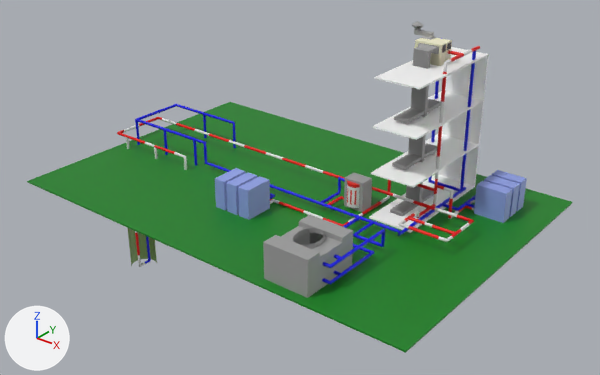
An edit to the glTF model GeoDorms/Models/main.glb, drawn before and after from the same camera.
Rendered twice from a camera (50 mm lens) standing at (46.1, -35.2, 24.2) and looking at (15.4, 3.2, 0.4). Every picture has the same lights, and +X, +Y and +Z are marked at lower left. Where no turn or scale is listed for an object, it has been applied to the vertices. Vertices at the same position are counted once.

Objects in the first picture: 'ACunits1', 'ACunits2', 'Cube', 'Cube.001', 'Cube.003', 'Cube.007', 'Cube.008', 'Cylinder', 'LeftCeilingCooler', 'RightCeilingHeater', 'building', 'dirt', 'pipes', 'well'.
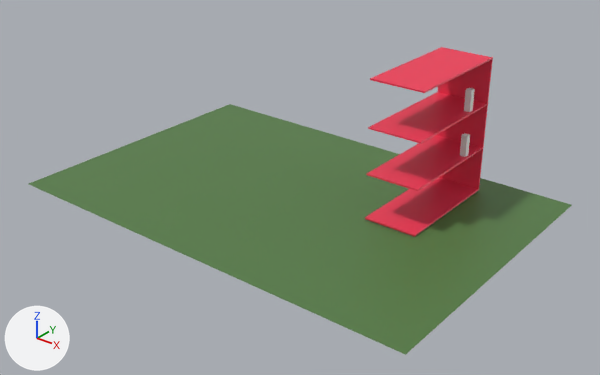
What differs and where, as boxes (x1, y1, x2, y2) in the pictures (600 x 375 px):
'grass', added (green): after (29, 104, 572, 355)
'dirt', deleted (green): before (27, 102, 573, 353)
'building', recoloured, surface changed, moved, rescaled (grey to red, 7% wider): before (369, 47, 489, 233); after (365, 47, 493, 237)
'pipes', deleted: before (117, 38, 480, 284)
'ACunits1', deleted: before (215, 168, 270, 220)
'ACunits2', deleted: before (474, 170, 527, 223)
'LeftCeilingCooler', deleted: before (406, 38, 447, 206)
'well', deleted (green): before (127, 227, 157, 267)
'Cube.007', deleted: before (392, 143, 437, 170)
'Cube.003', deleted: before (394, 99, 441, 123)
'Cube.008', deleted: before (390, 188, 434, 216)
'RightCeilingHeater', deleted: before (412, 21, 452, 61)
'Cylinder', deleted: before (347, 180, 360, 208)
part 1 of me_cube, cut back: before (263, 215, 353, 298); after (460, 133, 470, 157)
part 2 of me_cube_004, cut back: before (344, 173, 372, 212); after (464, 88, 475, 112)

Edits to the bpy script that builds the scene:
```text
Change mat_material_009:
    mat_material_009.metallic: 1.0 -> 0.0
    mat_material_009.roughness: 1.0 -> 0.5
    mat_material_009.base_color: (1.0, 1.0, 1.0) -> (0.89, 0.0383, 0.0919)  # white #ffffff -> red #f23755
Add mat_material:
    mat_material = principled_material('Material')
    mat_material.base_color = (0.0931, 0.205, 0.0612)  # green #567d46
Change me_cube:
    used by ob_cube; location = (22.07, -4.35, 1.04); scale = (1.5, 2.0, 1.0)
    remove me_cube.from_pydata(...)  # 80 vertices, 142 faces; spans x -1.0..1.0, y -1.0..1.0, z -1.0..1.29
    remove me_cube.materials.append(mat_material_022)  # grey #9e9e9e
    add me_cube.from_pydata(...)  # 8 vertices, 12 faces; spans x -1.0..1.0, y -1.0..1.0, z -1.0..1.0
    me_cube part 1
    72 vertices are removed from x -1.0..1.0, y -1.0..1.0, z 1.0..1.29
    142 faces are deleted
    12 new faces join them
    add me_cube.materials.append(mat_material_020)  # white #e7e7e7
Change me_cube_004:
    used by ob_cube_001; location = (19.57, 3.87, 1.04); scale = (0.7, 0.5, 1.0)
    remove me_cube_004.from_pydata(...)  # 104 vertices, 184 faces; spans x -1.0..1.0, y -1.0..1.0, z -1.0..1.0
    remove me_cube_004.materials.append(mat_material_021)  # grey #9e9e9e
    add me_cube_004.from_pydata(...)  # 8 vertices, 12 faces; spans x -1.0..1.0, y -1.0..1.0, z -1.0..1.0
    me_cube_004 part 2
    96 vertices are removed from x -1.0..1.0, y -1.0..1.0, z -1.0..1.0
    184 faces are deleted
    12 new faces join them
    add me_cube_004.materials.append(mat_material_023)  # white #e7e7e7
Add me_plane:
    me_plane.from_pydata([(15.0, -10.0, 0.0), (15.0, 10.0, 0.0), (-15.0, 10.0, 0.0), (-15.0, -10.0, 0.0)], [], [(0, 1, 2), (0, 2, 3)])
    me_plane.materials.append(mat_material)  # green #567d46
Remove ob_acunits1:
    ob_acunits1 = bpy.data.objects.new('ACunits1', me_cube_003)
    ob_acunits1.location = (15.0, -0.8, 1.04)
Remove ob_acunits2:
    ob_acunits2 = bpy.data.objects.new('ACunits2', me_cube_007)
    ob_acunits2.location = (26.8, 10.0, 1.04)
Remove ob_well:
    ob_well = bpy.data.objects.new('well', me_cylinder)
    ob_well.location = (0.94, 1.5, -5.23)
Remove ob_leftceilingcooler:
    ob_leftceilingcooler = bpy.data.objects.new('LeftCeilingCooler', me_allparts_001)
    ob_leftceilingcooler.location = (21.52, 7.35, 9.39)
Remove ob_rightceilingheater:
    ob_rightceilingheater = bpy.data.objects.new('RightCeilingHeater', me_allparts)
    ob_rightceilingheater.location = (21.51, 7.99, 9.38)
Remove ob_cube_003:
    ob_cube_003 = bpy.data.objects.new('Cube.003', me_cube_006)
    ob_cube_003.location = (22.14, 6.28, 6.41)
Remove ob_cube_007:
    ob_cube_007 = bpy.data.objects.new('Cube.007', me_cube_010)
    ob_cube_007.location = (22.17, 6.28, 3.41)
Remove ob_cube_008:
    ob_cube_008 = bpy.data.objects.new('Cube.008', me_cube_011)
    ob_cube_008.location = (22.19, 6.28, 0.26)
Change ob_building:
    ob_building.location: (22.55, 6.98, 0.11) -> (22.55, 6.98, -0.04)
    ob_building.scale: (1.5, 4.0, 0.05) -> (1.8, 4.0, 0.05)
Remove ob_dirt:
    ob_dirt = bpy.data.objects.new('dirt', me_cube_001)
    ob_dirt.location = (15.0, 3.0, 0.0)
Remove ob_cylinder:
    ob_cylinder = bpy.data.objects.new('Cylinder', me_cylinder_001)
    ob_cylinder.location = (19.55, 3.59, 1.11)
Remove ob_pipes:
    ob_pipes = bpy.data.objects.new('pipes', me_plane_048)
    ob_pipes.location = (2.0, 2.0, 0.0)
Add ob_grass:
    ob_grass = bpy.data.objects.new('grass', me_plane)
    ob_grass.location = (15.0, 3.0, -0.16)
```
